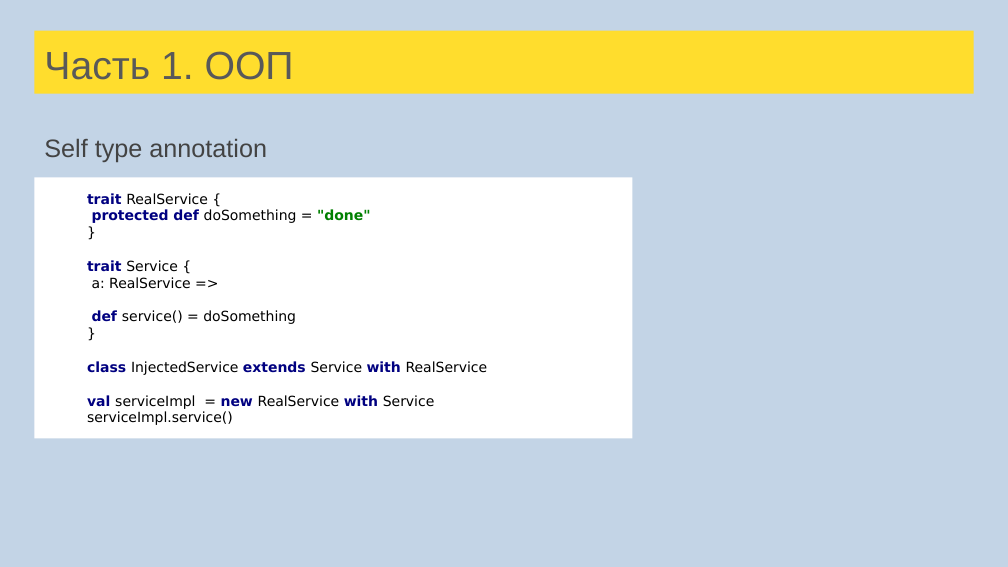
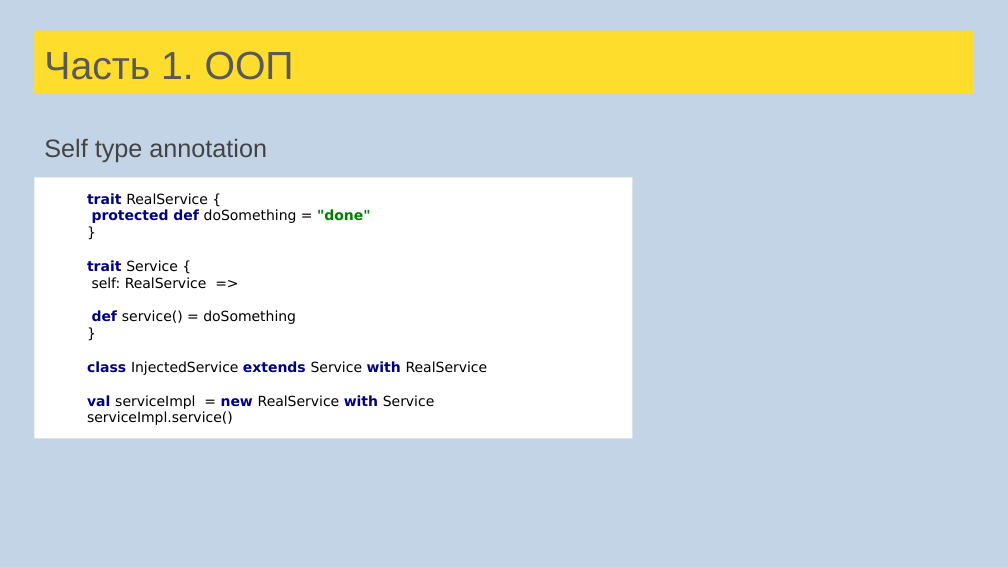
Before and after one commit to tralfamadore/ScalaLectures, a slide deck: slide 114 of src/main/resources/Лекции Scala для FinTech.pptx. Drawn at 1008x567 pixels with LibreOffice and Linux fonts; fonts in the diff are those of the drawing. Boxes give left, top, right and bottom in pixels: in the first picture for what was removed or moved away, otherwise in the second. Text is boxed around its words. In the diff, an @@ line names an element or a change of style, - is before the commit and + after.

```diff
--- a/src/main/resources/Лекции Scala для FinTech.pptx
+++ b/src/main/resources/Лекции Scala для FinTech.pptx
@@ text in rectangle at (x1=92, y1=277, x2=207, y2=289): text changed @@
-a: RealService =>
+self: RealService =>
```
Also in this commit, not shown: 16 other slides changed, 23 slides added, 1 slide removed, 4 other files.
